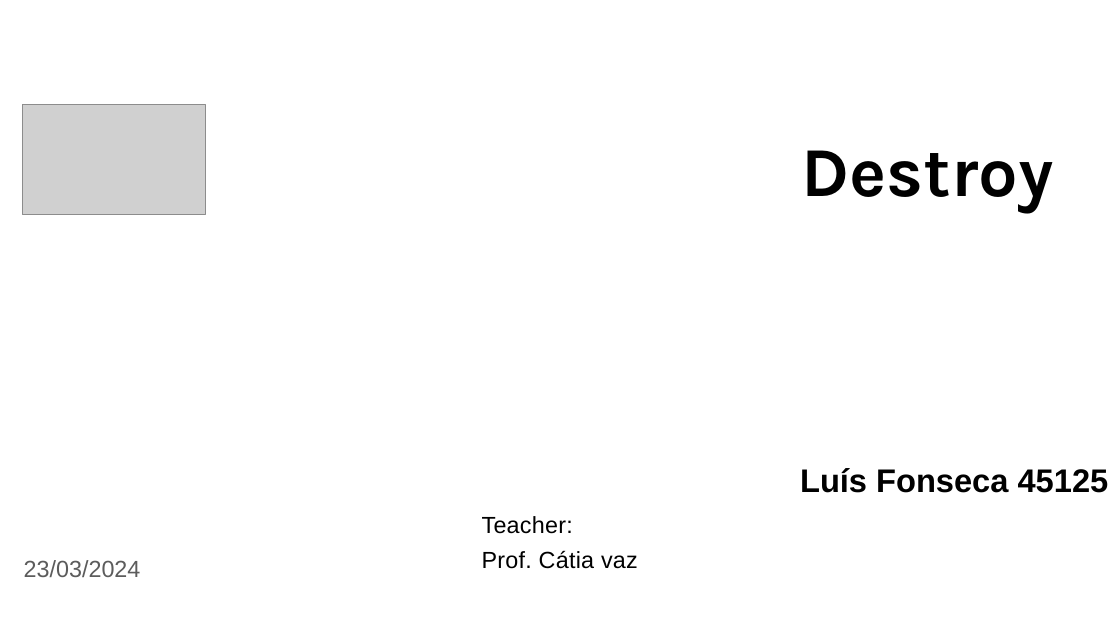
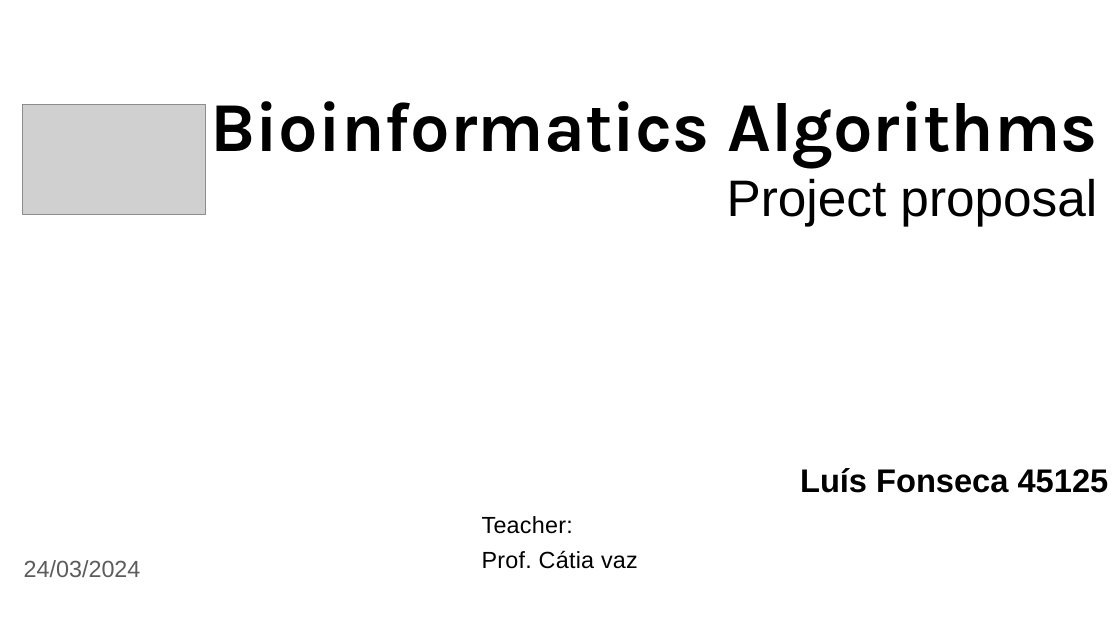
Before and after one commit to LuisFonseca98/Mestrado, a slide deck: slide 1 of AB/Apresentacao/APRESENTACAO_AB.pptx. Drawn at 1120x630 pixels with LibreOffice and Linux fonts; fonts in the diff are those of the drawing; grey boxes stand for pictures; background and template pictures are left out. Boxes give left, top, right and bottom in pixels: in the first picture for what was removed or moved away, otherwise in the second. Text is boxed around its words. In the diff, an @@ line names an element or a change of style, - is before the commit and + after.

```diff
--- a/AB/Apresentacao/APRESENTACAO_AB.pptx
+++ b/AB/Apresentacao/APRESENTACAO_AB.pptx
@@ text added at (x1=210, y1=101, x2=1097, y2=226), 60 pt, text #000000, bold @@
+Bioinformatics Algorithms
+Project proposal
@@ title removed at (x1=802, y1=150, x2=1054, y2=212) @@
-Destroy
@@ text at (x1=24, y1=560, x2=141, y2=577): text changed @@
-23/03/2024
+24/03/2024
```
Also in this commit, not shown: 4 other slides changed, 4 slides added, 3 slides removed, 2 other files.
